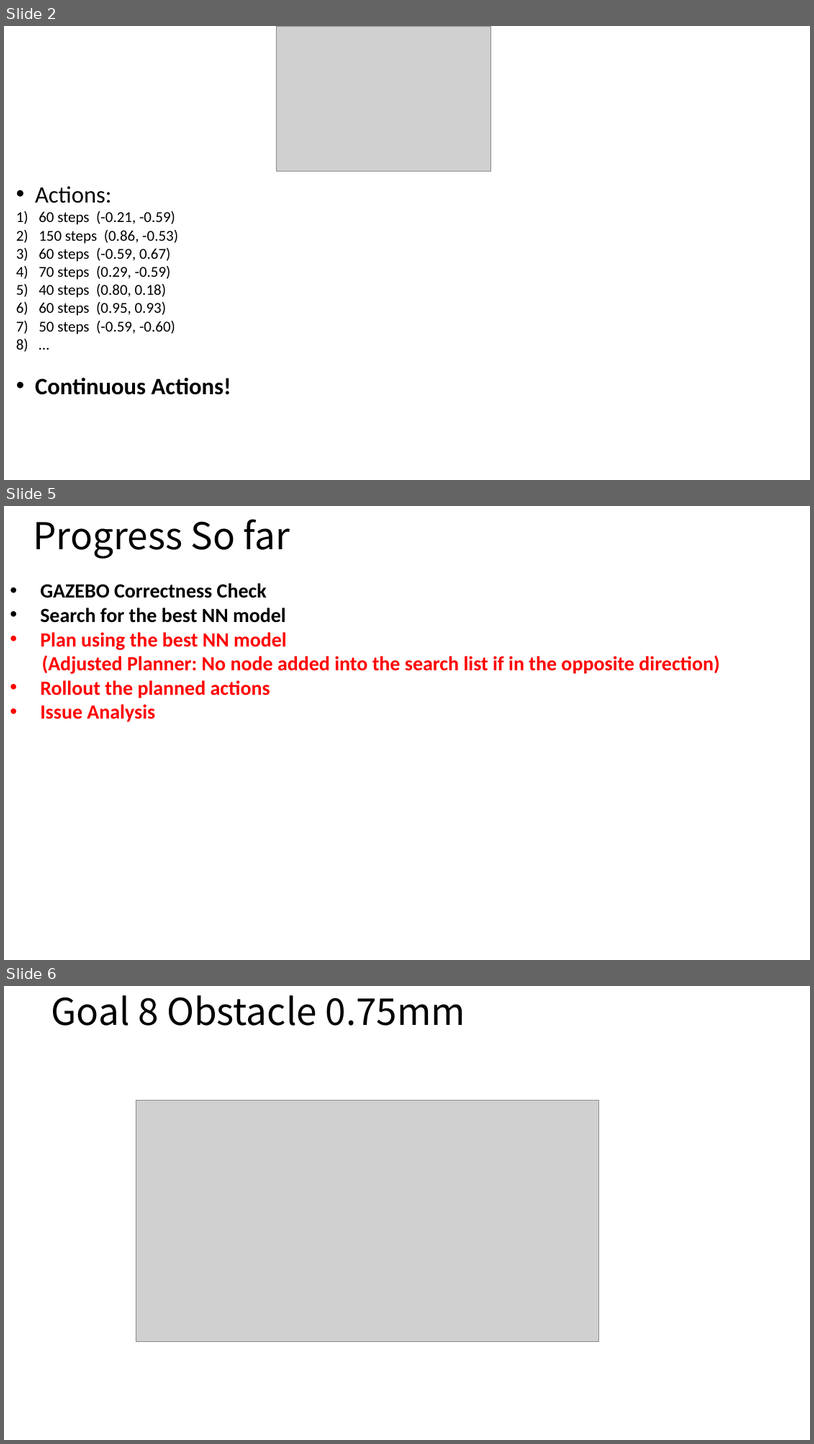
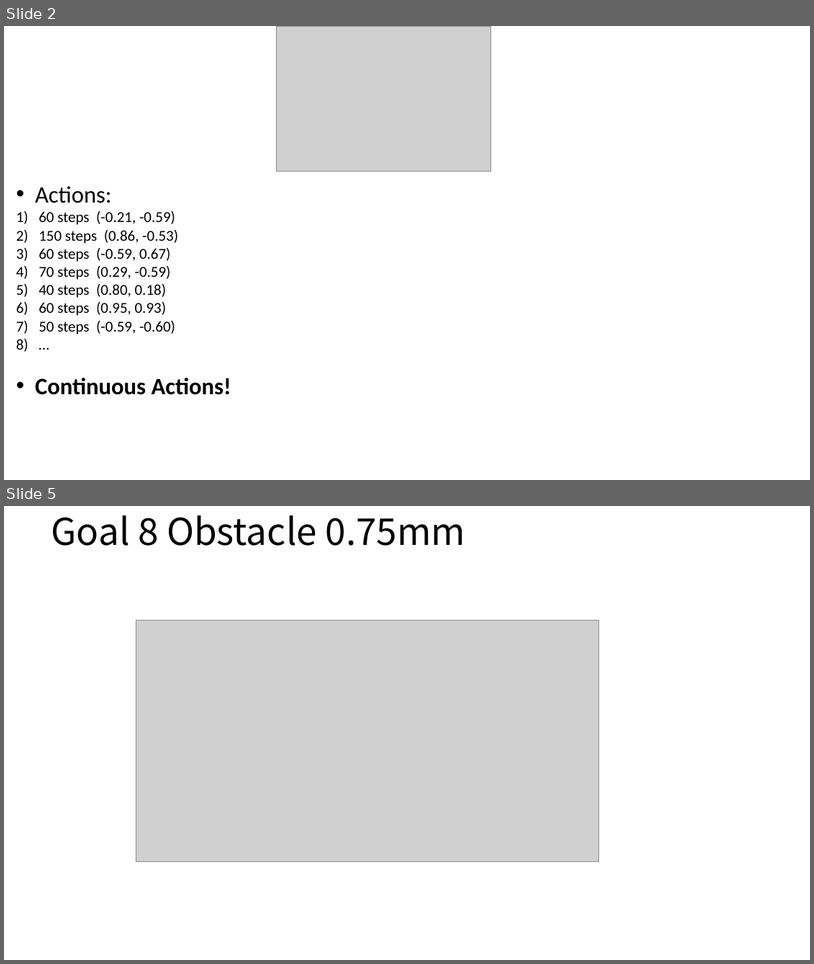
Before and after one commit to ShuoZ9379/t42_hand, a slide deck: zs_sim_robot/meeting_7/meeting_7.pptx. Shown one above the other, each under a label of ours: slides 2, 5 and 6 before the commit, slides 2 and 5 after it; the slides between them are not shown. The pictures are 814x1444 and 814x964 pixels, drawn with LibreOffice and Linux fonts; fonts in the diff are those of the drawing; grey boxes stand for pictures. Boxes give left, top, right and bottom in pixels: in the first picture for what was removed or moved away, otherwise in the second. Text is boxed around its words. In the diff, an @@ line names an element or a change of style, - is before the commit and + after.

```diff
--- a/zs_sim_robot/meeting_7/meeting_7.pptx
+++ b/zs_sim_robot/meeting_7/meeting_7.pptx
@@ slide 5 removed at (x1=4, y1=506, x2=810, y2=960), background #FFFFFF @@
@@ title removed at (x1=33, y1=519, x2=290, y2=559) @@
-Progress So far
@@ text removed at (x1=40, y1=583, x2=720, y2=722) @@
-• GAZEBO Correctness Check
-• Search for the best NN model
-• Plan using the best NN model
-(Adjusted Planner: No node added into the search list if in the opposite direction)
-• Rollout the planned actions
-• Issue Analysis
@@ what was slide 6 is now slide 5 @@
```
Also in this commit, not shown: 2 slides added, 2 other slides removed, 1 other file.
